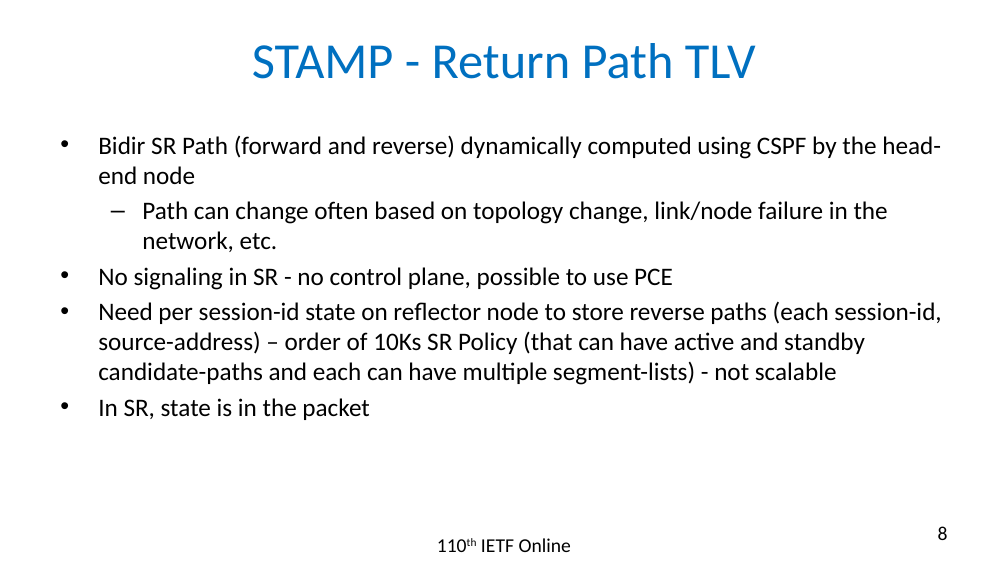
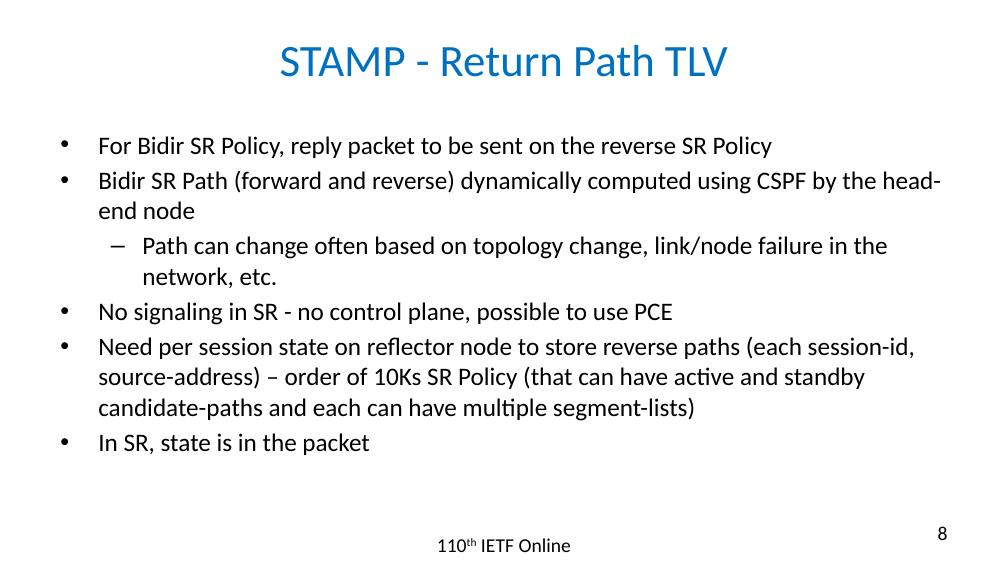
Before and after one commit to rakgandhi/ietf-slides, a slide deck: slide 8 of draft-gandhi-ippm-stamp-srpm-01.pptx. Drawn at 1008x567 pixels with LibreOffice and Linux fonts; fonts in the diff are those of the drawing. Boxes give left, top, right and bottom in pixels: in the first picture for what was removed or moved away, otherwise in the second. Text is boxed around its words. In the diff, an @@ line names an element or a change of style, - is before the commit and + after.

```diff
--- a/draft-gandhi-ippm-stamp-srpm-01.pptx
+++ b/draft-gandhi-ippm-stamp-srpm-01.pptx
@@ title "STAMP - Return Path TLV" at [280, 45, 728, 77]: size 36 to 32 pt @@
@@ text at [98, 136, 772, 158]: paragraph added @@
+• For Bidir SR Policy, reply packet to be sent on the reverse SR Policy
@@ text at [98, 337, 915, 421]: text changed @@
-• Need per session-id state on reflector node to store reverse paths (each session-id, source-address) – order of 10Ks SR Policy (that can have active and standby candidate-paths and each can have multiple segment-lists) - not scalable
+• Need per session state on reflector node to store reverse paths (each session-id, source-address) – order of 10Ks SR Policy (that can have active and standby candidate-paths and each can have multiple segment-lists)
```
Also in this commit, not shown: 6 other slides changed, 1 other file.
